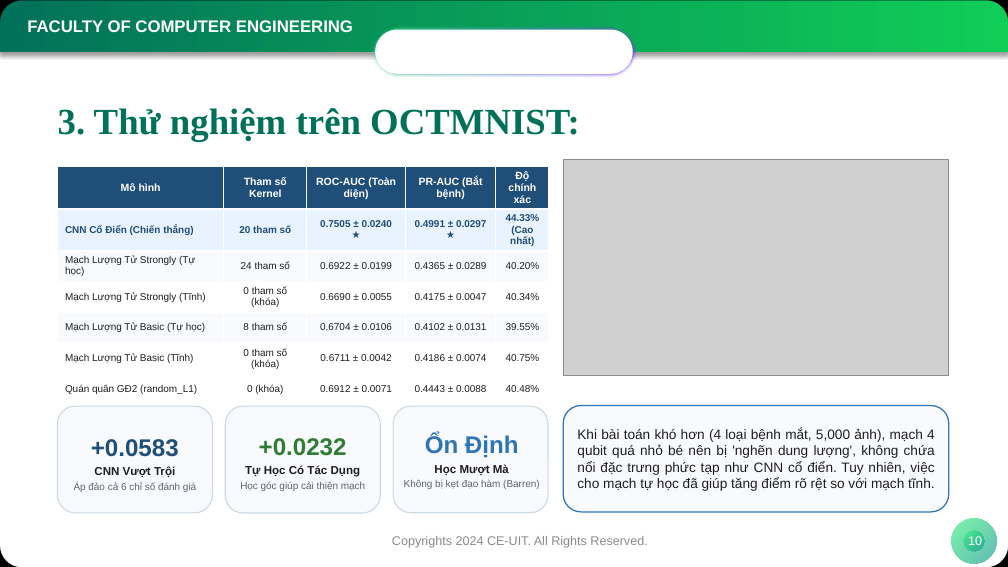
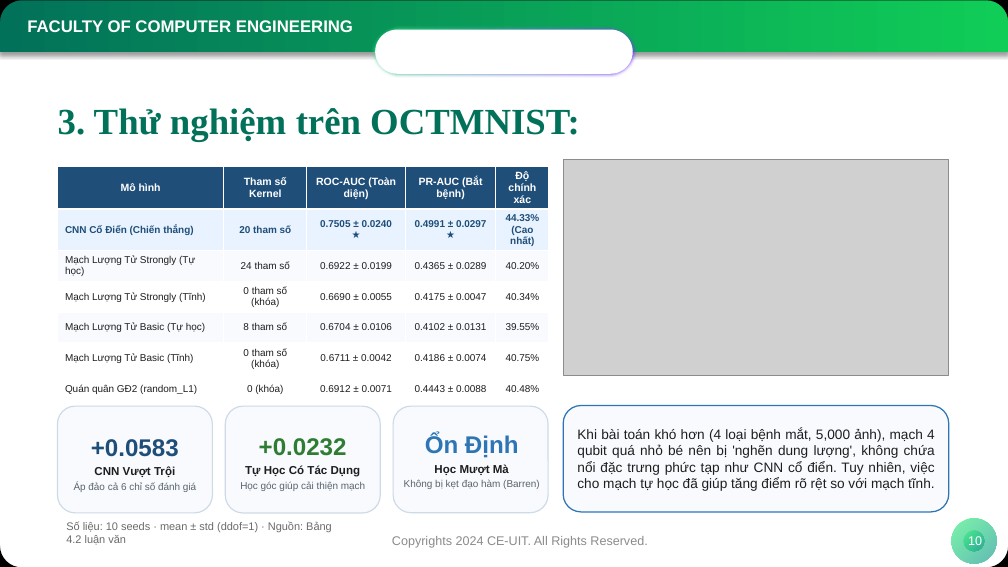
Before and after one commit to NamIsStudyingCE/Quanvolution, a slide deck: slide 10 of slides/KLTN_BaoCao_KhoaKTMT_ChinhThuc.pptx. Drawn at 1008x567 pixels with LibreOffice and Linux fonts; fonts in the diff are those of the drawing; grey boxes stand for pictures; background and template pictures are left out. Boxes give left, top, right and bottom in pixels: in the first picture for what was removed or moved away, otherwise in the second. Text is boxed around its words. In the diff, an @@ line names an element or a change of style, - is before the commit and + after.

```diff
--- a/slides/KLTN_BaoCao_KhoaKTMT_ChinhThuc.pptx
+++ b/slides/KLTN_BaoCao_KhoaKTMT_ChinhThuc.pptx
@@ text added at (66,521,332,545), 10.5 pt, text #6B6B6B @@
+Số liệu: 10 seeds · mean ± std (ddof=1) · Nguồn: Bảng 4.2 luận văn
```
Also in this commit, not shown: 2 other slides changed, 1 other file.
